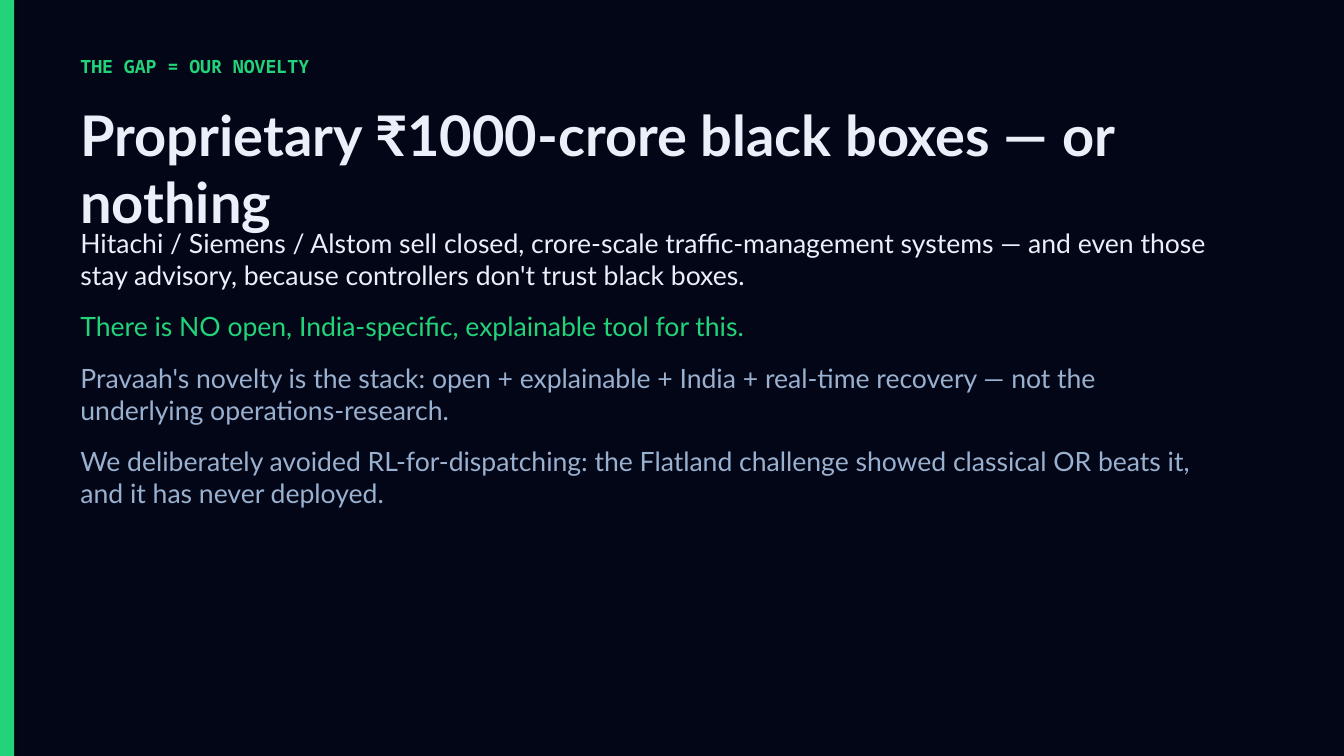
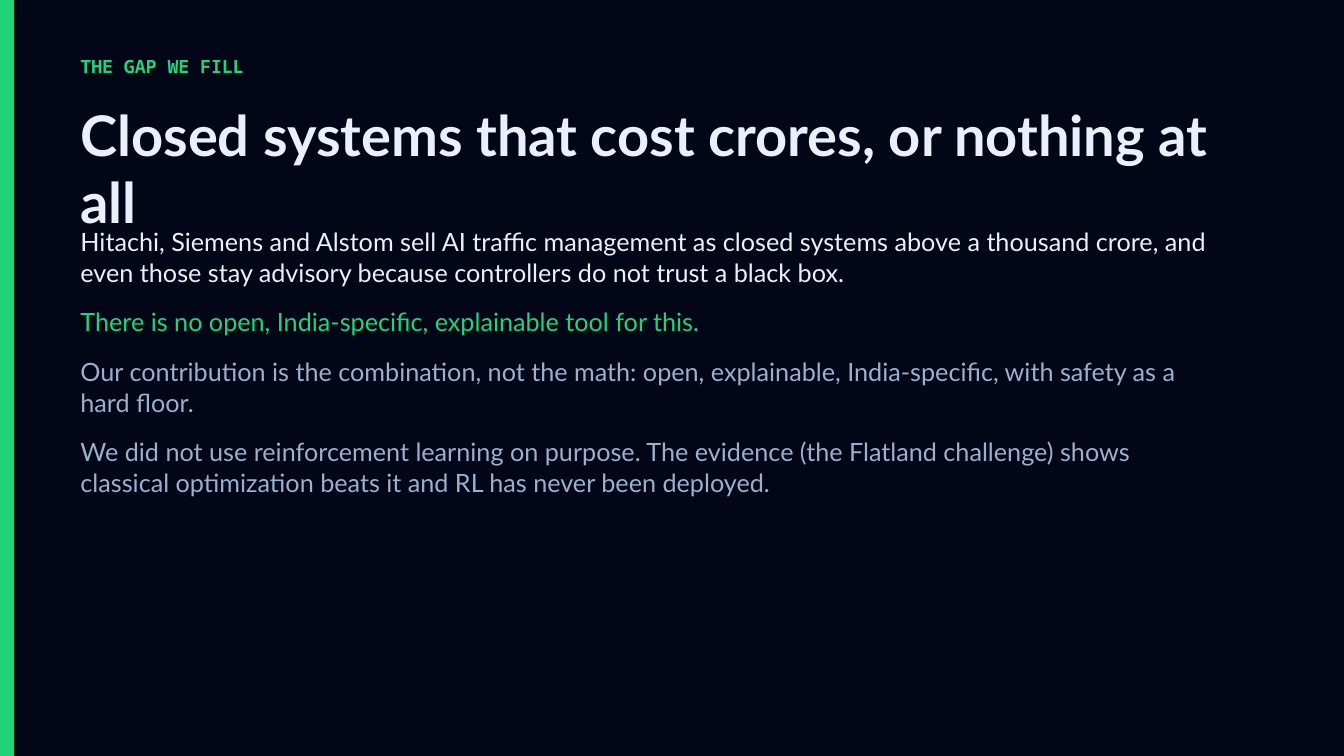
Before and after one commit to garvitsurana271/pravaah, a slide deck: slide 4 of Pravaah-Deck.pptx. Drawn at 1344x756 pixels with LibreOffice and Linux fonts; fonts in the diff are those of the drawing. Boxes give left, top, right and bottom in pixels: in the first picture for what was removed or moved away, otherwise in the second. Text is boxed around its words. In the diff, an @@ line names an element or a change of style, - is before the commit and + after.

Commit message:
Real timetable + national rail-network map (8,697 stations); plain-spoken copy; pitch/Q&A prep

```diff
--- a/Pravaah-Deck.pptx
+++ b/Pravaah-Deck.pptx
@@ text at (80, 60, 244, 73): text changed @@
-THE GAP = OUR NOVELTY
+THE GAP WE FILL
@@ text at (80, 114, 1208, 234): text changed @@
-Proprietary ₹1000-crore black boxes — or nothing
+Closed systems that cost crores, or nothing at all
@@ text at (80, 232, 1206, 496): text changed; size 19 to 18 pt @@
-Hitachi / Siemens / Alstom sell closed, crore-scale traffic-management systems — and even those stay advisory, because controllers don't trust black boxes.
-There is NO open, India-specific, explainable tool for this.
-Pravaah's novelty is the stack: open + explainable + India + real-time recovery — not the underlying operations-research.
-We deliberately avoided RL-for-dispatching: the Flatland challenge showed classical OR beats it, and it has never deployed.
+Hitachi, Siemens and Alstom sell AI traffic management as closed systems above a thousand crore, and even those stay advisory because controllers do not trust a black box.
+There is no open, India-specific, explainable tool for this.
+Our contribution is the combination, not the math: open, explainable, India-specific, with safety as a hard floor.
+We did not use reinforcement learning on purpose. The evidence (the Flatland challenge) shows classical optimization beats it and RL has never been deployed.
```
Also in this commit, not shown: 11 other slides changed, 1 slide added, 1 slide removed, 18 other files.
